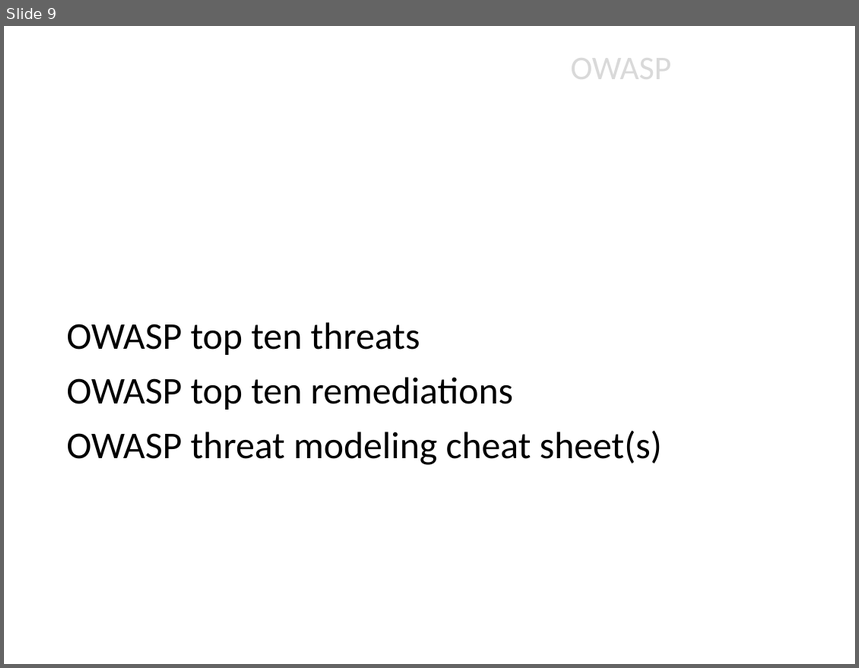
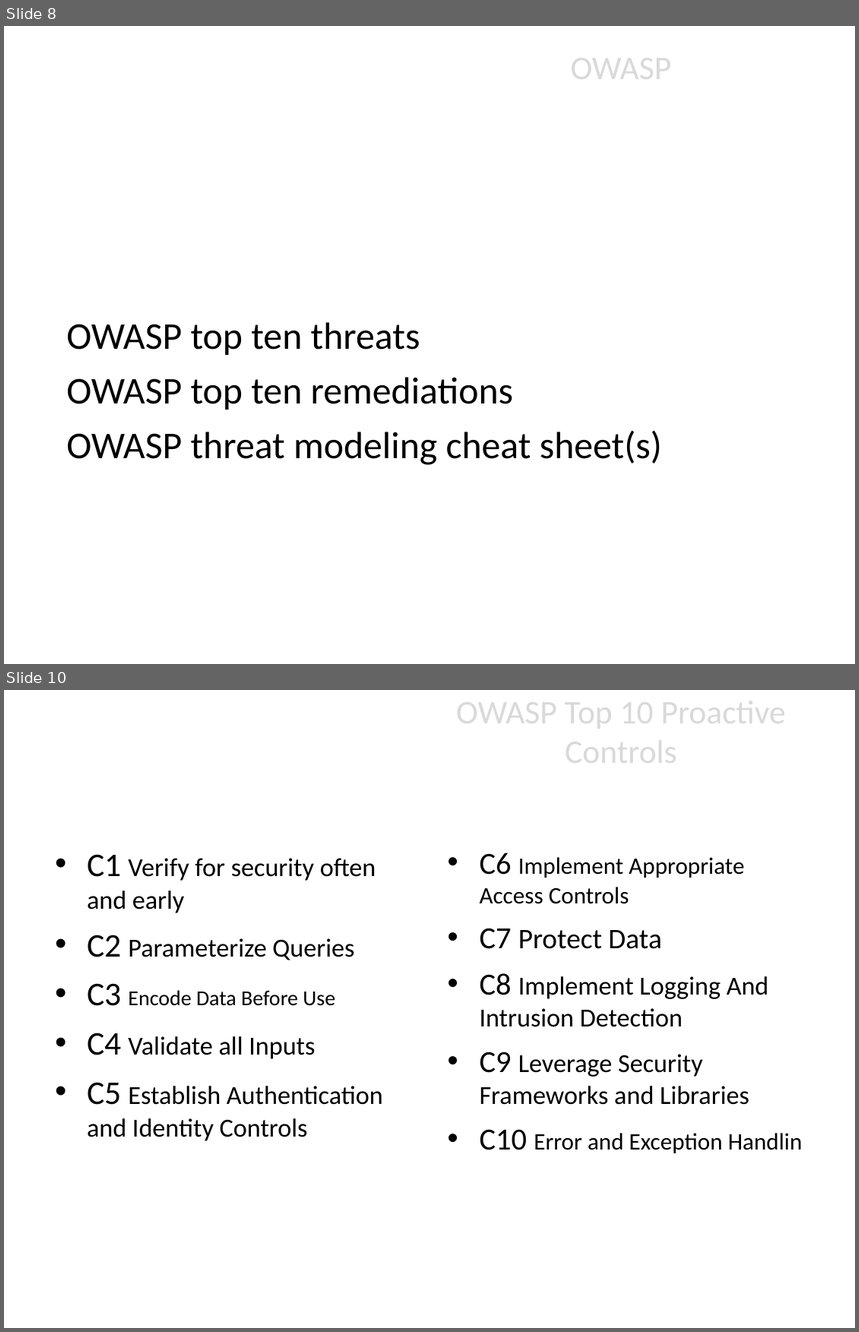
Before and after one commit to jgadsden/owasp-threat-dragon-models, a slide deck: OWASP_short_introduction_threat_modeling.odp. Shown one above the other, each under a label of ours: slide 9 before the commit, slides 8 and 10 after it; the slides between them are not shown. The pictures are 859x668 and 859x1332 pixels, drawn with LibreOffice and Linux fonts; fonts in the diff are those of the drawing; background and template pictures are left out. Boxes give left, top, right and bottom in pixels: in the first picture for what was removed or moved away, otherwise in the second. Text is boxed around its words. In the diff, an @@ line names an element or a change of style, - is before the commit and + after.

Commit message:
Versions presented at OWASP Bristol chapter 28-09-2017

```diff
--- a/OWASP_short_introduction_threat_modeling.odp
+++ b/OWASP_short_introduction_threat_modeling.odp
@@ slide 10 added at [4, 690, 855, 1328], background picture (left out) @@
@@ title added at [456, 692, 786, 772], 28 pt, text #D9D9D9 @@
+OWASP Top 10 Proactive Controls
@@ text added at [87, 854, 383, 1141], 22 pt, text #000000 @@
+• C1 Verify for security often and early
+• C2 Parameterize Queries
+• C3 Encode Data Before Use
+• C4 Validate all Inputs
+• C5 Establish Authentication and Identity Controls
@@ text added at [480, 853, 803, 1154], 22 pt, text #000000 @@
+• C6 Implement Appropriate Access Controls
+• C7 Protect Data
+• C8 Implement Logging And Intrusion Detection
+• C9 Leverage Security Frameworks and Libraries
+• C10 Error and Exception Handlin
@@ what was slide 9 is now slide 8 @@
```
Also in this commit, not shown: 3 slides changed, 2 other slides added.
